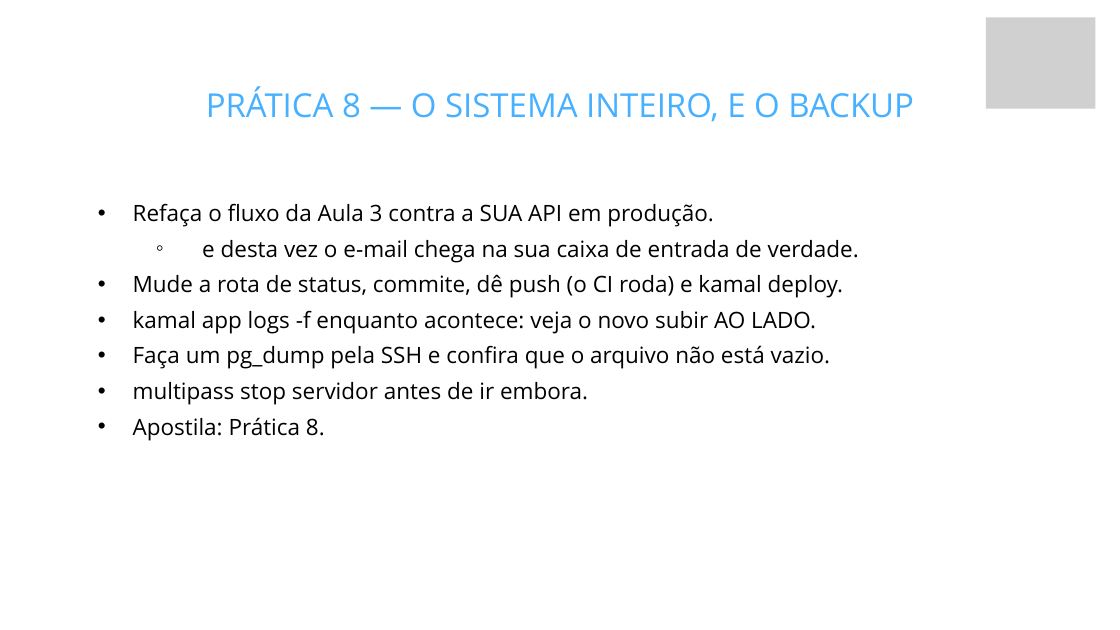
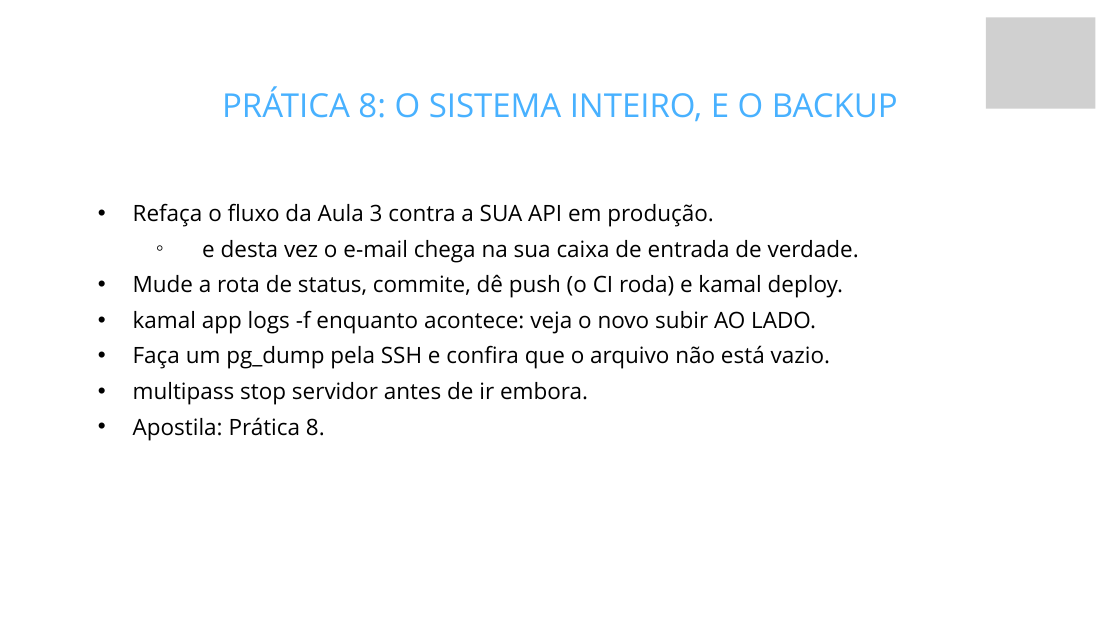
Before and after one commit to fabriciosiqueira08/capacitacao-gabarito, a slide deck: slide 66 of slides/build/aula-04-servidor-docker-kamal-e-deploy.pptx. Drawn at 1120x630 pixels with LibreOffice and Linux fonts; fonts in the diff are those of the drawing; grey boxes stand for pictures; background and template pictures are left out. Boxes give left, top, right and bottom in pixels: in the first picture for what was removed or moved away, otherwise in the second. Text is boxed around its words. In the diff, an @@ line names an element or a change of style, - is before the commit and + after.

Commit message:
Tira o tempo das apostilas e reduz os travessões
A apostila é do aluno. Estimativa de tempo é decisão de quem conduz, e na mão
do aluno ela só vira pressão: quem levar 25 minutos numa prática de 15 conclui
que está atrasado, quando não está. Os tempos continuam nos roteiros, que são
onde eles servem para alguma coisa.

- Saem as 32 marcações "~N minutos" das práticas e o "Duração: ~3h" do
  cabeçalho das quatro apostilas. Onde a linha tinha conteúdo além do tempo,
  o conteúdo ficou.
- Ficam as menções de tempo que são do produto, não do cronograma: o TTL de 15
  minutos do código OTP, e o "se travou por dez minutos, pergunte".

E os travessões, que estavam virando um tique: 311 em prosa nos documentos do
aluno, agora 51 — e o que sobrou está em comentário de código e em célula de
tabela "não se aplica", onde é legítimo.

A conversão foi caso a caso: coordenação virou vírgula, explicação virou
dois-pontos ou ponto, e aposto duplo virou parêntese. Depois uma revisão manual
tirou o excesso de dois-pontos que a conversão criou, e ajustou a pontuação dos
parênteses novos.

Títulos passam a usar dois-pontos (90 títulos e 30 títulos de slide), e os
roteiros usam ponto médio nos blocos com relógio, porque "### 00:00: Retomada"
tinha dois-pontos demais. Isso também corrige uma inconsistência que eu tinha
introduzido: os slides de prática vinham com travessão no título, contrariando
a decisão anterior de tirá-los do deck.

```diff
--- a/slides/build/aula-04-servidor-docker-kamal-e-deploy.pptx
+++ b/slides/build/aula-04-servidor-docker-kamal-e-deploy.pptx
@@ text at <box>222,86,898,122</box>: text changed @@
-PRÁTICA 8 — O SISTEMA INTEIRO, E O BACKUP
+PRÁTICA 8: O SISTEMA INTEIRO, E O BACKUP
```
Also in this commit, not shown: 9 other slides changed, 55 other files.
